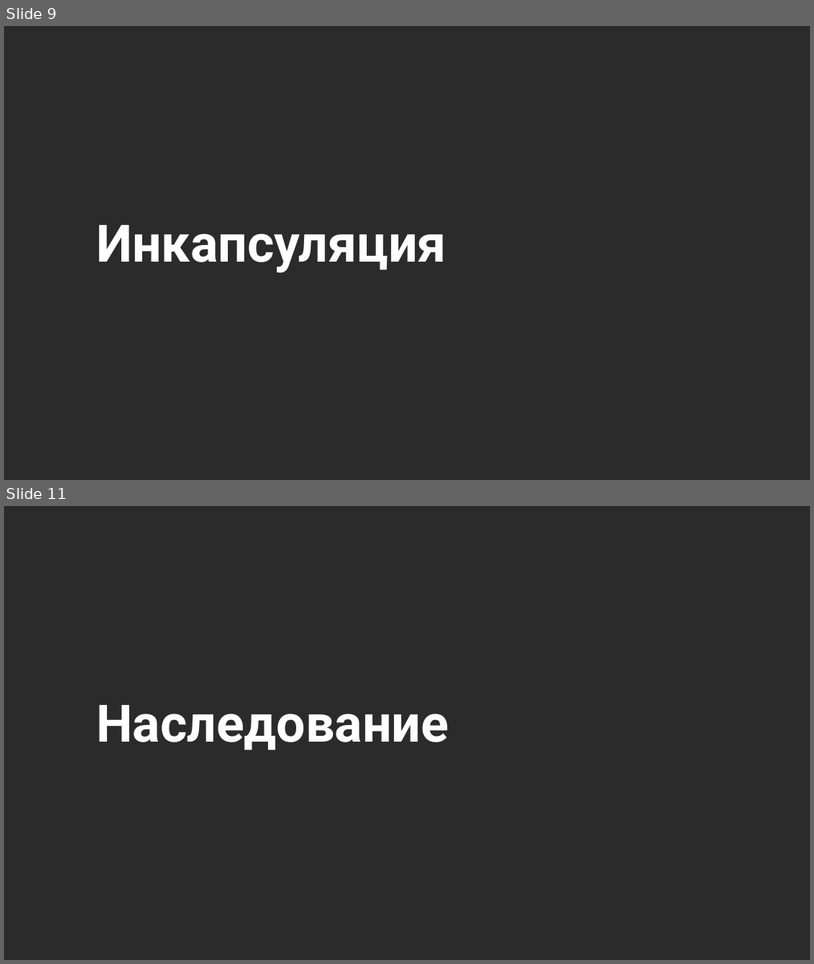
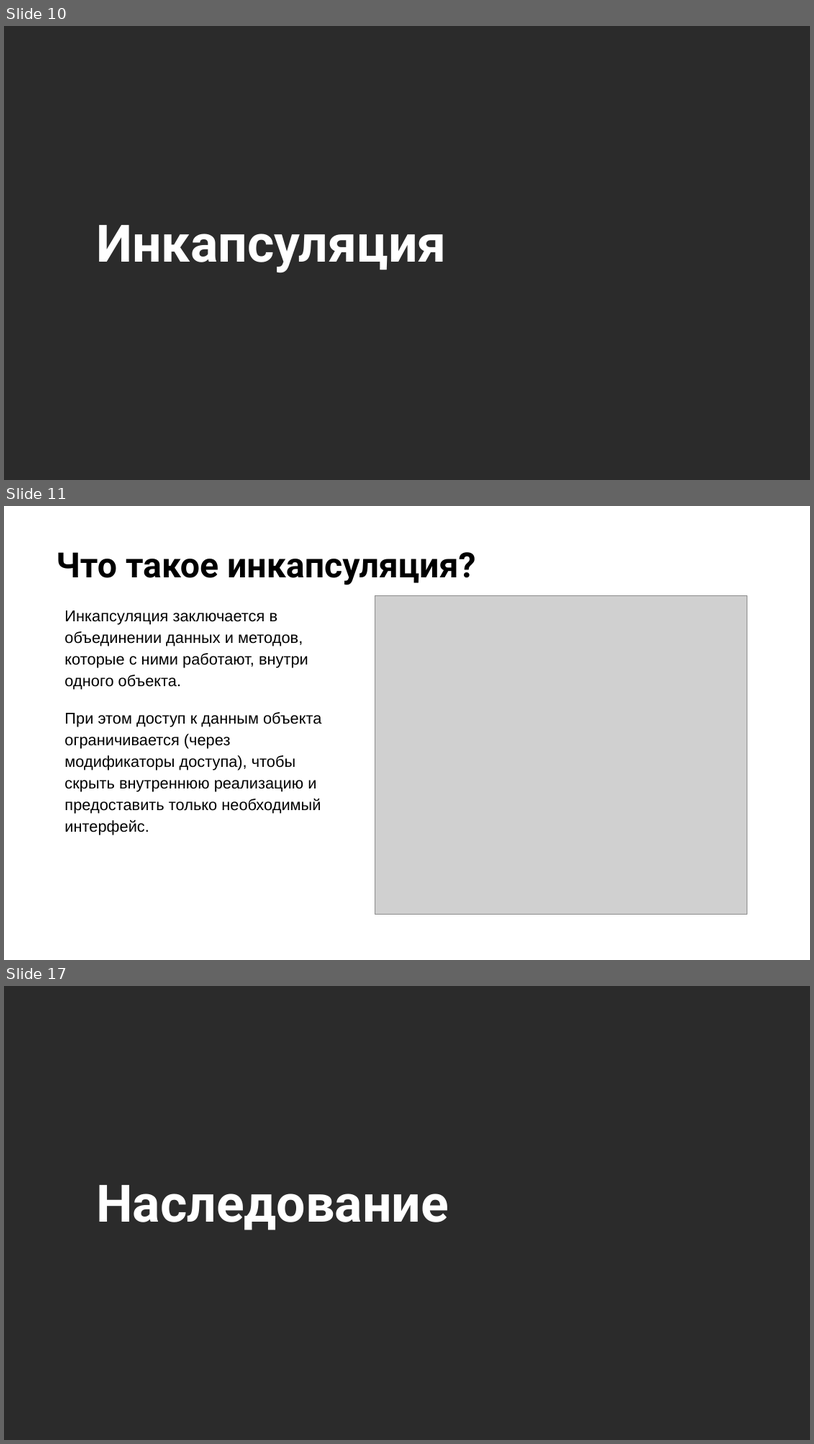
Before and after one commit to NilovPavel/OOP, a slide deck: ООП.pptx. Shown one above the other, each under a label of ours: slides 9 and 11 before the commit, slides 10, 11 and 17 after it; the slides between them are not shown. The pictures are 814x964 and 814x1444 pixels, drawn with LibreOffice and Linux fonts; fonts in the diff are those of the drawing; grey boxes stand for pictures; background and template pictures are left out; a plain dark background stands for a picture behind light text. Boxes give left, top, right and bottom in pixels: in the first picture for what was removed or moved away, otherwise in the second. Text is boxed around its words. In the diff, an @@ line names an element or a change of style, - is before the commit and + after.

Commit message:
Добавлено описание модификаторов доступа.

```diff
--- a/ООП.pptx
+++ b/ООП.pptx
@@ slide 11 added at <box>4,506,810,960</box>, background picture (left out) @@
@@ title added at <box>56,552,476,585</box>, 31 pt, text #000000, bold @@
+Что такое инкапсуляция?
@@ text added at <box>64,610,322,835</box>, 14 pt, text #000000 @@
+Инкапсуляция заключается в объединении данных и методов, которые с ними работают, внутри одного объекта.
+При этом доступ к данным объекта ограничивается (через модификаторы доступа), чтобы скрыть внутреннюю реализацию и предоставить только необходимый интерфейс.
@@ picture added at <box>375,595,747,914</box> @@
@@ what was slide 9 is now slide 10 @@
@@ what was slide 11 is now slide 17 @@
```
Also in this commit, not shown: 1 slide changed, 6 other slides added, 1 slide removed, 5 other files.
